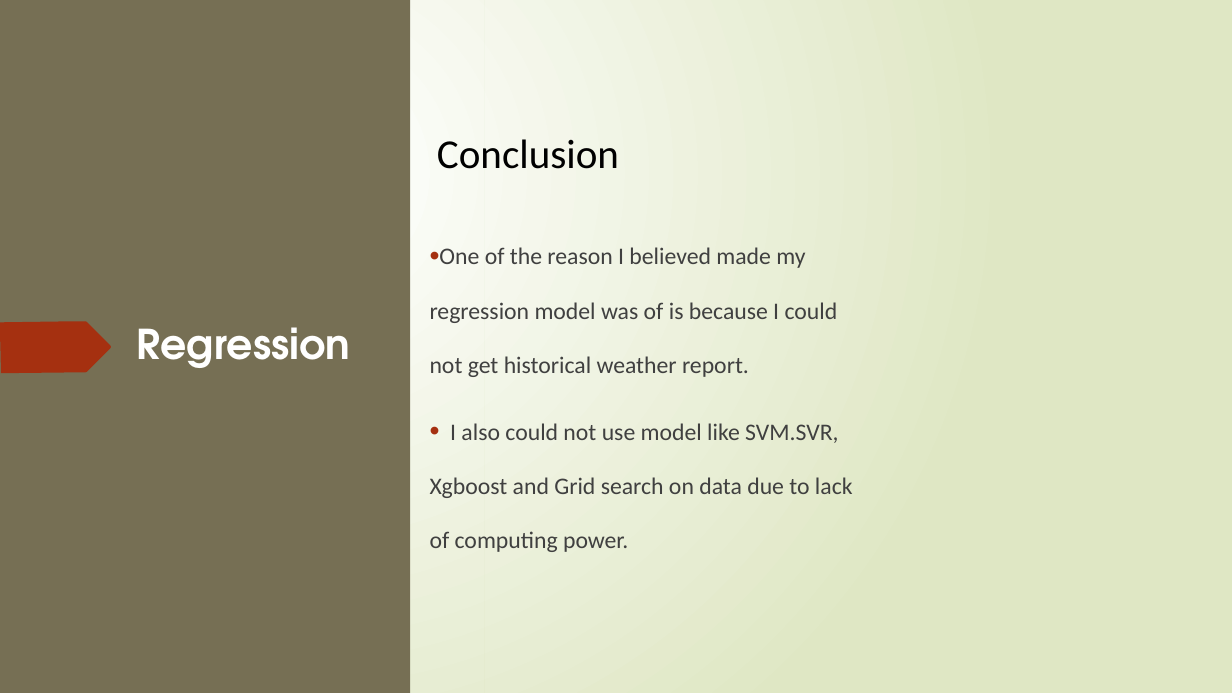
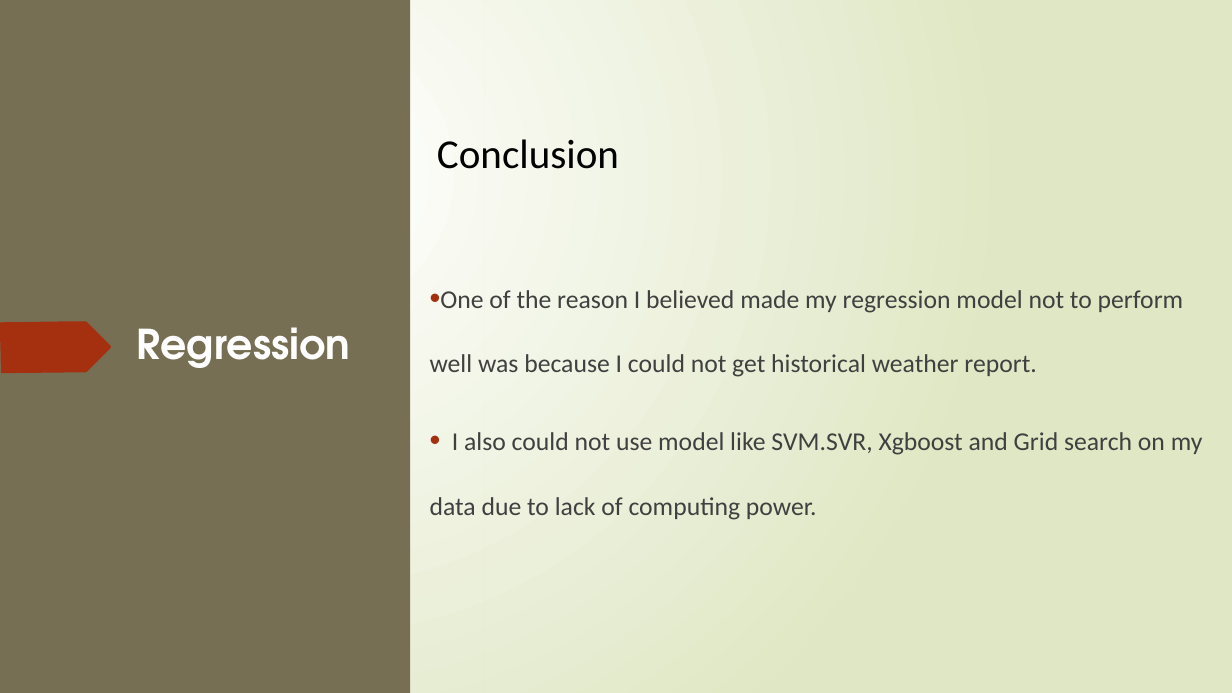
Before and after one commit to rwadisaputro/lhl_midterm_project, a slide deck: slide 13 of Project1-5.pptx. Drawn at 1232x693 pixels with LibreOffice and Linux fonts; fonts in the diff are those of the drawing. Boxes give left, top, right and bottom in pixels: in the first picture for what was removed or moved away, otherwise in the second. Text is boxed around its words. In the diff, an @@ line names an element or a change of style, - is before the commit and + after.

```diff
--- a/Project1-5.pptx
+++ b/Project1-5.pptx
@@ text at <box>430,290,1203,520</box>: text changed; size 18.5 to 20 pt @@
-• One of the reason I believed made my regression model was of is because I could not get historical weather report.
-• I also could not use model like SVM.SVR, Xgboost and Grid search on data due to lack of computing power.
+• One of the reason I believed made my regression model not to perform well was because I could not get historical weather report.
+• I also could not use model like SVM.SVR, Xgboost and Grid search on my data due to lack of computing power.
```
Also in this commit, not shown: 7 other slides changed.
